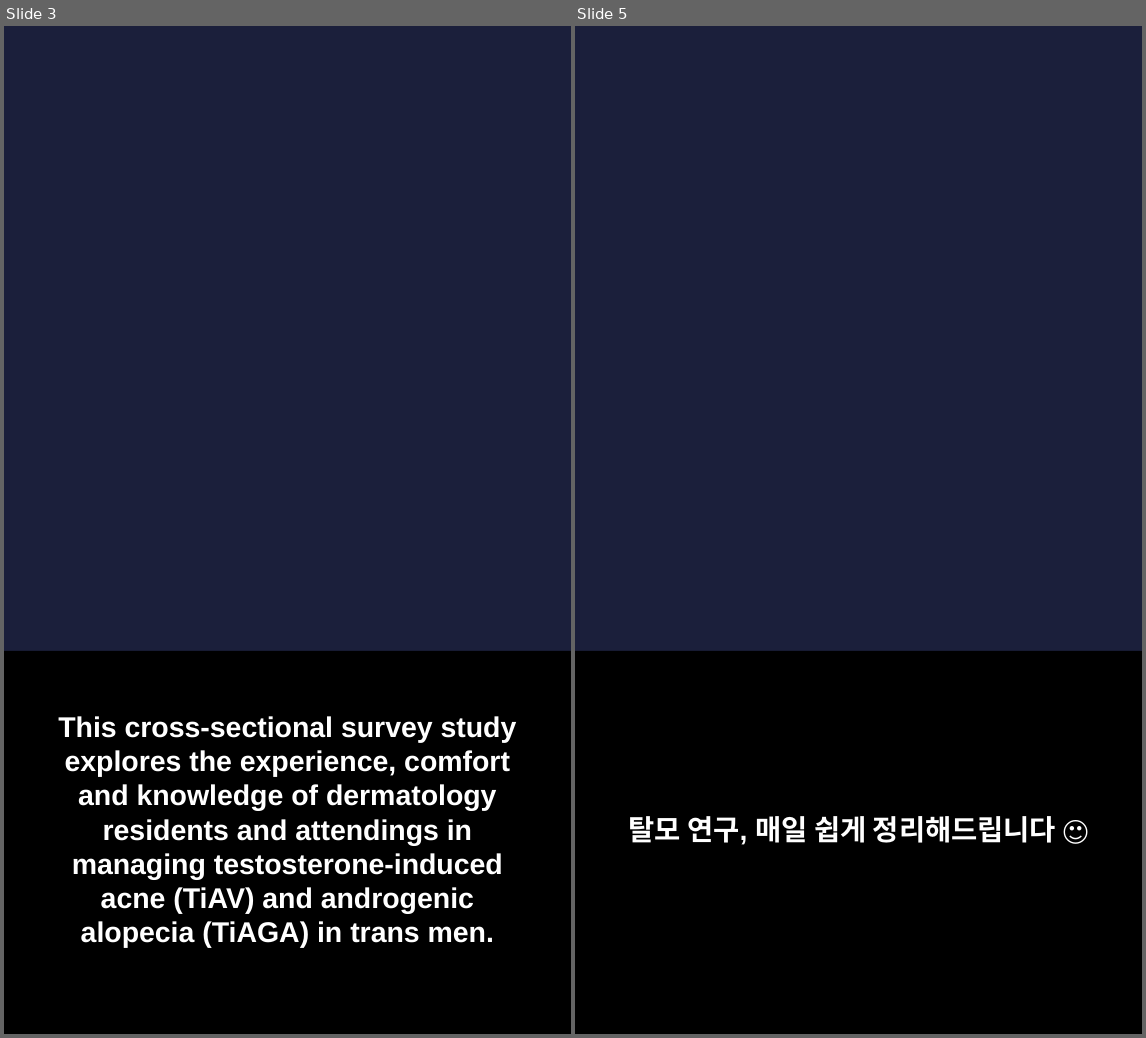
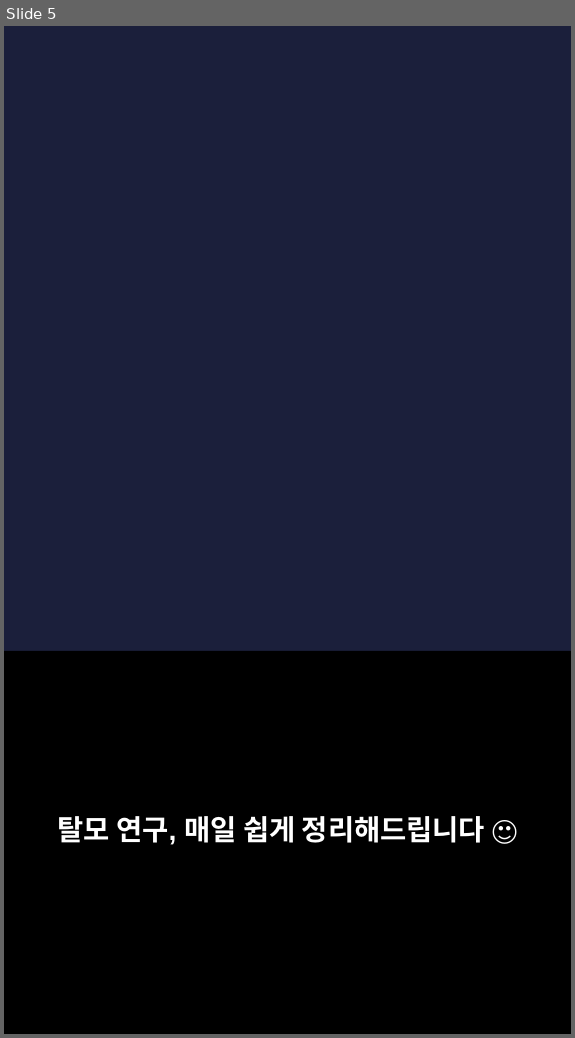
Before and after one commit to hyokang2010-BJ-ANTH/product-builder-test, a slide deck: pwa/data/latest/slides.pptx. Shown side by side, each under a label of ours: slides 3 and 5 before the commit, slide 5 after it; the slides between them are not shown. The pictures are 1146x1038 and 575x1038 pixels, drawn with LibreOffice and Linux fonts; fonts in the diff are those of the drawing; background and template pictures are left out. Boxes give left, top, right and bottom in pixels: in the first picture for what was removed or moved away, otherwise in the second. Text is boxed around its words. In the diff, an @@ line names an element or a change of style, - is before the commit and + after.

```diff
--- a/pwa/data/latest/slides.pptx
+++ b/pwa/data/latest/slides.pptx
@@ slide 3 removed at (4,26,571,1034), background picture (left out) @@
@@ rectangle removed at (4,651,571,1033) @@
@@ text removed at (58,716,517,948) @@
-This cross-sectional survey study explores the experience, comfort and knowledge of dermatology residents and attendings in managing testosterone-induced acne (TiAV) and androgenic alopecia (TiAGA) in trans men.
```
Also in this commit, not shown: 2 slides changed, 5 slides added, 3 other slides removed, 26 other files.
